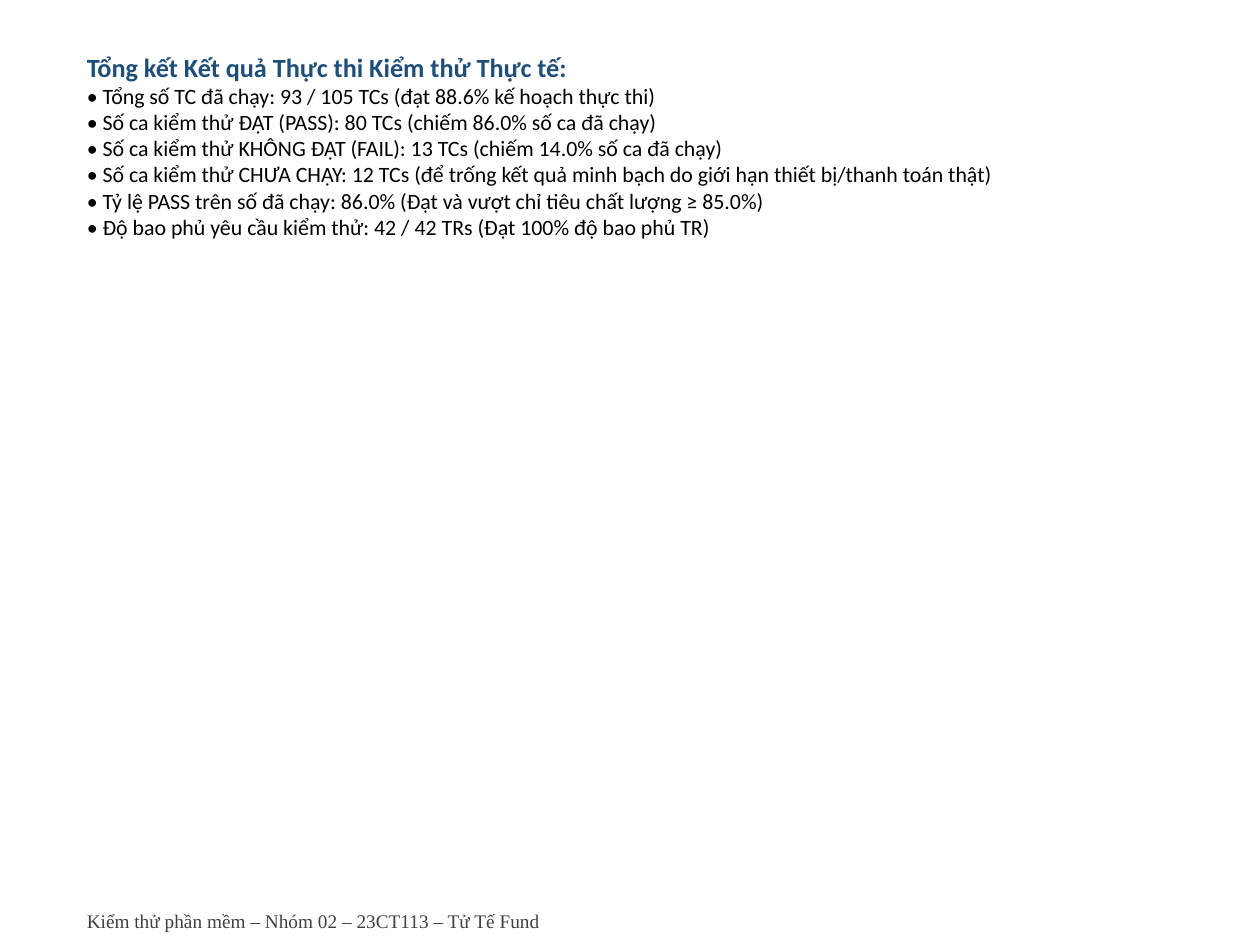
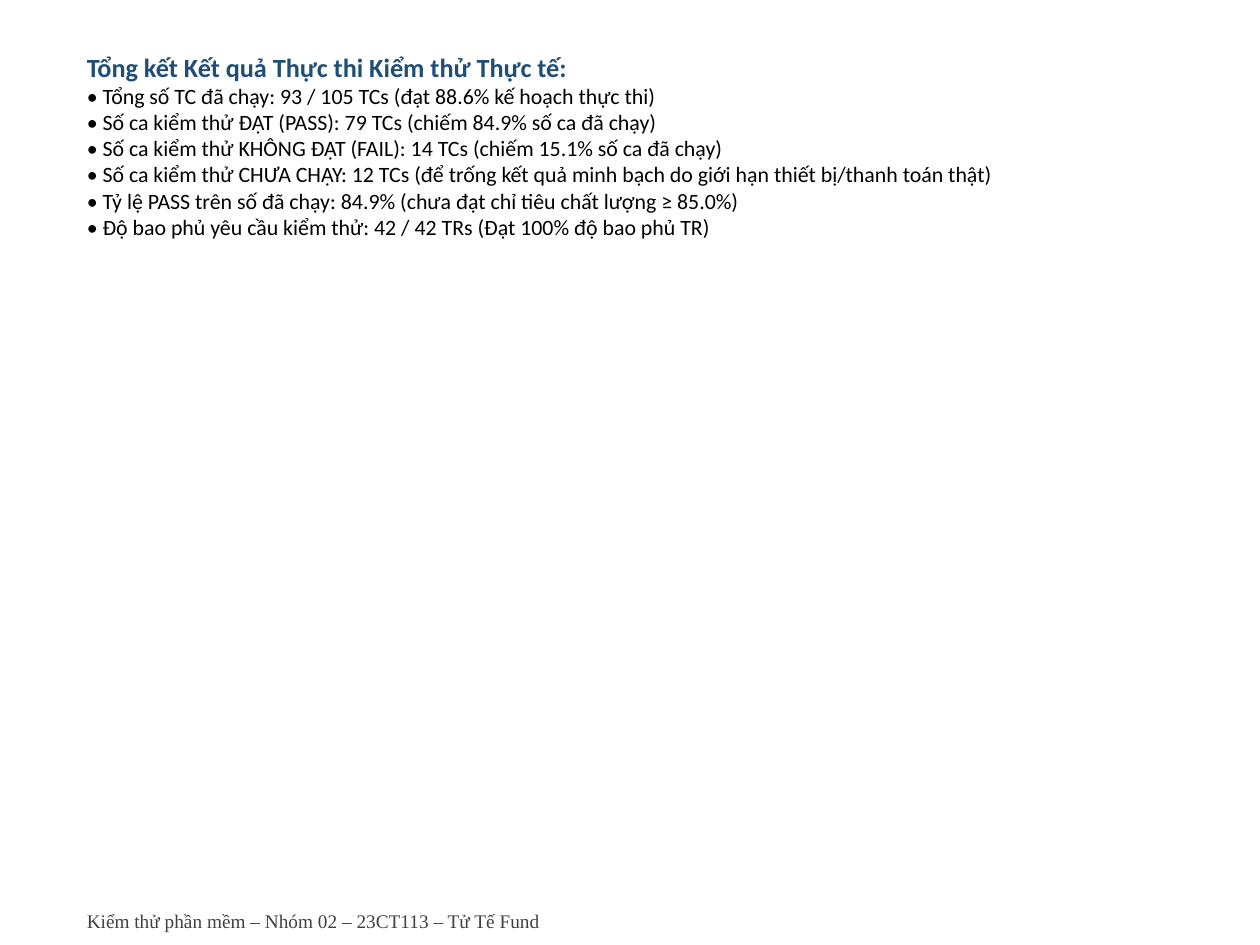
Before and after one commit to Escanor292/test, a slide deck: slide 7 of 23CT113_Nhom02_NenTangCrowdfunding(TuTeFund)/Word+ppt Báo Cáo/Ppt Báo cáo Nhóm 2 - 23CT113.pptx. Drawn at 1260x945 pixels with LibreOffice and Linux fonts; fonts in the diff are those of the drawing. Boxes give left, top, right and bottom in pixels: in the first picture for what was removed or moved away, otherwise in the second. Text is boxed around its words. In the diff, an @@ line names an element or a change of style, - is before the commit and + after.

Commit message:
Bổ sung bằng chứng còn thiếu và chấm lại ca lệch.
Lọc chiến dịch ACTIVE, lưu VietQR và số dư trước/sau đối soát, like kèm bookmark, đọc sổ cái sau khi ghi, khóa tài khoản BANNED. TC_BLOG_006 chuyển FAIL vì nội dung trống vẫn được tạo.

```diff
--- a/23CT113_Nhom02_NenTangCrowdfunding(TuTeFund)/Word+ppt Báo Cáo/Ppt Báo cáo Nhóm 2 - 23CT113.pptx
+++ b/23CT113_Nhom02_NenTangCrowdfunding(TuTeFund)/Word+ppt Báo Cáo/Ppt Báo cáo Nhóm 2 - 23CT113.pptx
@@ text at [103,113,722,160]: text changed @@
-• Số ca kiểm thử ĐẠT (PASS): 80 TCs (chiếm 86.0% số ca đã chạy)
-• Số ca kiểm thử KHÔNG ĐẠT (FAIL): 13 TCs (chiếm 14.0% số ca đã chạy)
+• Số ca kiểm thử ĐẠT (PASS): 79 TCs (chiếm 84.9% số ca đã chạy)
+• Số ca kiểm thử KHÔNG ĐẠT (FAIL): 14 TCs (chiếm 15.1% số ca đã chạy)
@@ text at [103,192,738,213]: text changed @@
-• Tỷ lệ PASS trên số đã chạy: 86.0% (Đạt và vượt chỉ tiêu chất lượng ≥ 85.0%)
+• Tỷ lệ PASS trên số đã chạy: 84.9% (chưa đạt chỉ tiêu chất lượng ≥ 85.0%)
```
Also in this commit, not shown: 3 other slides changed, 21 other files.
